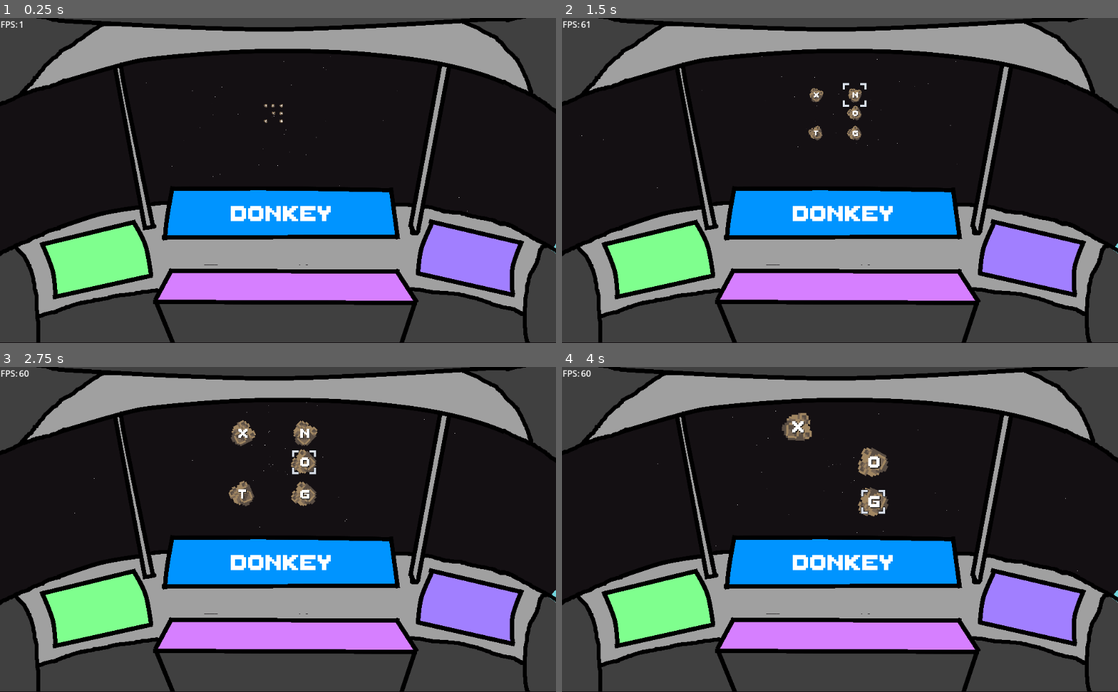
Above: before the commit, frames 1-4 (two rows, left to right).
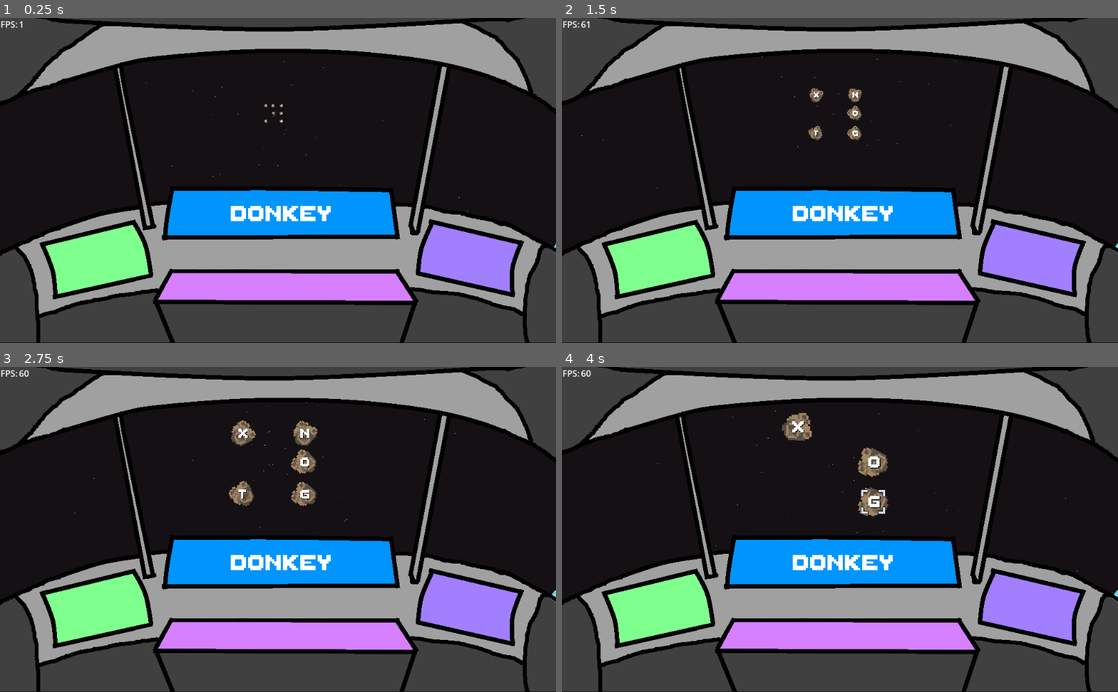
Above: after the commit, the same moments.

Repository: sugarvoid/alpha-space
Game: Godot game, scene res://game/game.tscn
The game is run twice, just before and just after one commit, with the same random seed, the same clock (stepped at 60 frames per second) and the same inputs.
Inputs (mouse positions are in pixels of both pictures, inside the frame that each line leads up to):
- Up to frame 1 (0.25 s): no input
- Up to frame 2 (1.5 s): tap Enter at 0.5 s; move the mouse to (823, 102) at 0.52 s; hold Keypad 8 (num_pad_eight) 0.53-1.28 s; click (823, 102) at 0.67 s; move the mouse to (851, 96) at 1.27 s; tap Keypad 5 (num_pad_five) at 1.35 s; click (851, 96) at 1.42 s
- Up to frame 3 (2.75 s): move the mouse to (294, 461) at 2.02 s; hold Keypad 4 (num_pad_four) from 2.03 s (still down); click (294, 461) at 2.17 s
- Up to frame 4 (4 s): move the mouse to (806, 493) at 2.77 s; release Keypad 4 (num_pad_four) at 2.78 s; tap Keypad 9 (num_pad_nine) at 2.85 s; click (806, 493) at 2.92 s; move the mouse to (873, 500) at 3.52 s; hold Keypad 1 (num_pad_one) from 3.53 s (still down); click (873, 500) at 3.67 s

The runs differ from the first frame. In frame 1, less than 0.1% of the frame differs, in the area x 0-56%, y 22-81%; in frame 2, 0.1%; in frame 3, 0.1%, in the area x 0-57%, y 22-81%; in frame 4, less than 0.1%.

Commit message:
Added word checker and updated meteor hover

Diff:
--- a/game/corkpit/cork_pit.tscn
+++ b/game/corkpit/cork_pit.tscn
@@ -1,7 +1,7 @@
 [gd_scene load_steps=2 format=3 uid="uid://v2iwiqck83oo"]
 
-[ext_resource type="Texture2D" uid="uid://scl7a80bo432" path="res://game/corkpit/cockpit22.png" id="1_5xybf"]
+[ext_resource type="Texture2D" uid="uid://bjos1yu1hewi3" path="res://game/corkpit/cockpit28887.png" id="1_2k1dh"]
 
 [node name="CorkPit" type="Sprite2D"]
-texture = ExtResource("1_5xybf")
+texture = ExtResource("1_2k1dh")
 centered = false
--- a/game/game.tscn
+++ b/game/game.tscn
@@ -36,7 +36,6 @@
 
 [node name="AudioStreamPlayer2D" type="AudioStreamPlayer2D" parent="."]
 stream = ExtResource("9_i1xb8")
-autoplay = true
 
 [node name="MeteorManager" parent="." instance=ExtResource("6_guurn")]
 
--- a/game/manager/word_manager.gd
+++ b/game/manager/word_manager.gd
@@ -8,10 +8,13 @@
 var typed_word: Array
 var running_word: String
 var running_score: int
+var VALID_WORDS: Array[String]
 
 var test_var = "test string"
 
 func _ready() -> void:
+	_load_words_from_file()
+
 	add_letter("d")
 	add_letter("o")
 	add_letter("n")
@@ -20,6 +23,21 @@
 	add_letter("y")
 
 	self._update_word_label()
+
+	print(check_if_word_is_vaild("trouble"))
+	print(check_if_word_is_vaild("juggle"))
+	print(check_if_word_is_vaild("truck"))
+	print(check_if_word_is_vaild("passing"))
+	print(check_if_word_is_vaild("garbage"))
+
+
+func _load_words_from_file() -> void:
+	var path = "res://game/manager/fixed_words.txt"
+	if FileAccess.file_exists(path):
+		var file = FileAccess.open(path, FileAccess.READ)
+		while not file.eof_reached():
+			var line = file.get_line()
+			VALID_WORDS.append(line)
 
 
 func get_letter_vaule(letter: String) -> int:
@@ -58,8 +76,7 @@
 
 
 func check_if_word_is_vaild(word: String) -> bool:
-	# Check if word is in vaild_word array
-	return true
+	return self.VALID_WORDS.has(word)
 
 func _reset() -> void:
 	self.running_score = 0
--- a/game/meteor/meteor.gd
+++ b/game/meteor/meteor.gd
@@ -15,6 +15,7 @@
 var rng: RandomNumberGenerator
 
 var is_hovered: bool
+var is_hoverable: bool = false
 var letter: String
 var slot_number: int
 var start_pos: Vector2
@@ -36,7 +37,7 @@
 
 
 func _process(delta: float) -> void:
-	$Reticle.visible = self.is_hovered
+	$Reticle.visible = self.is_hovered && self.is_hoverable
 	$Control.scale = self.sprite.scale
 	self.sprite.rotation += self.rotate_speed * delta
 
@@ -78,6 +79,8 @@
 func _increase_scale_to_one() -> void:
 	var tween2: Tween = create_tween()
 	tween2.tween_property(self.sprite, "scale", Vector2(1,1), self.movement_tween_time)
+	await  tween2.finished
+	self.is_hoverable = true
 
 func _wobble() -> void:
 	var tween: Tween = create_tween()
@@ -100,7 +103,10 @@
 	if event is InputEventMouseButton and event.is_pressed():
 		print(event)
 		if event.button_index == 1:
-			print('clicked')
+			print(str(self.slot_number, ' was left clicked, letter is: ', self.letter))
+			emit_signal("was_clicked", self)
+		elif event.button_index == 2:
+			print(str(self.slot_number, ' was right clicked, letter is: ', self.letter))
 			emit_signal("was_clicked", self)
 		else:
 				## print("Left button was released")
Binary file added: game/corkpit/cockpit28887.png
Not shown, added: game/corkpit/cockpit28887.png.import
Not shown, added: game/manager/fixed_words.txt
Not shown, added: game/corkpit/cockpit22.png~
